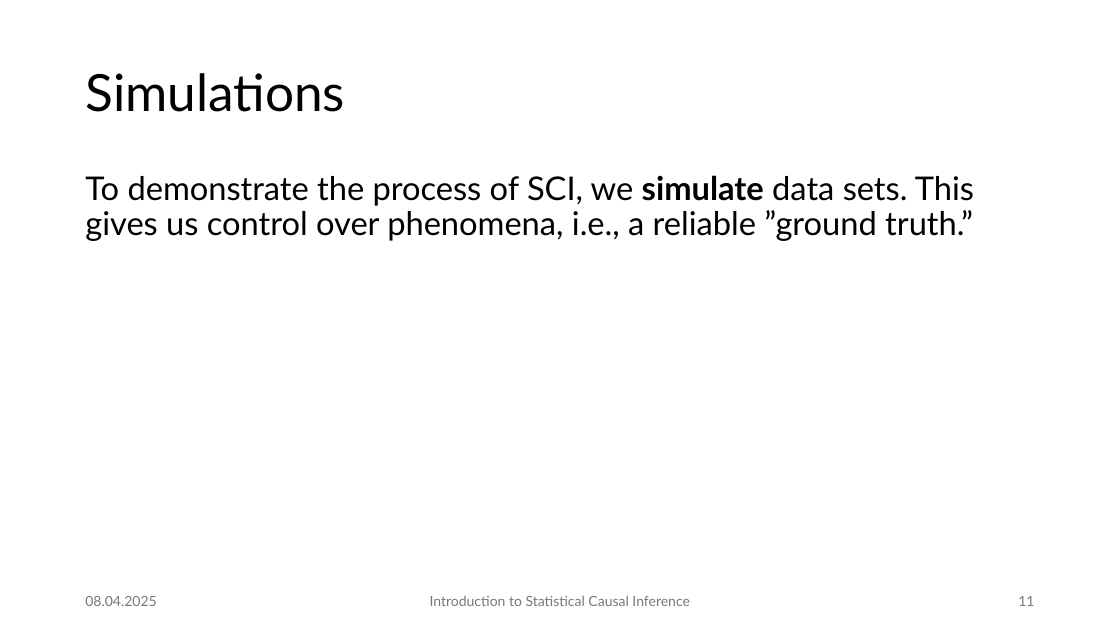
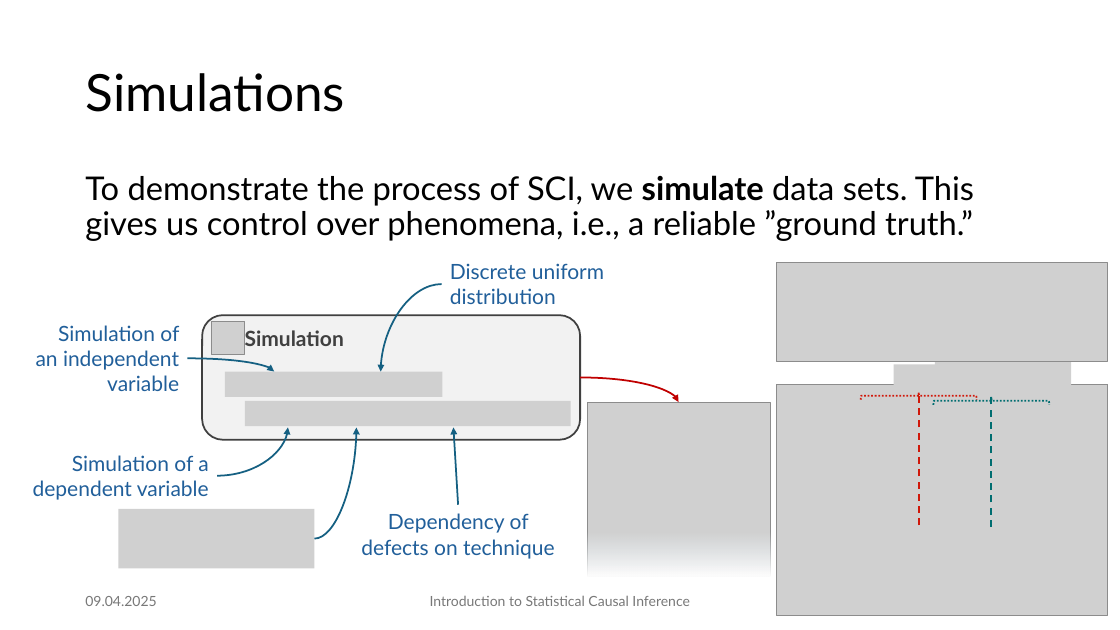
Before and after one commit to JulianFrattini/bda4sci, a slide deck: slide 11 of version2/slides/intro-sci.pptx. Drawn at 1120x630 pixels with LibreOffice and Linux fonts; fonts in the diff are those of the drawing; grey boxes stand for pictures. Boxes give left, top, right and bottom in pixels: in the first picture for what was removed or moved away, otherwise in the second. Text is boxed around its words. In the diff, an @@ line names an element or a change of style, - is before the commit and + after.

Commit message:
Added simulation example

```diff
--- a/version2/slides/intro-sci.pptx
+++ b/version2/slides/intro-sci.pptx
@@ text added at (x1=450, y1=263, x2=604, y2=304), 18 pt, text #215F9A @@
+Discrete uniform distribution
@@ picture added at (x1=776, y1=262, x2=1107, y2=361) @@
@@ curved arrow added from (442, 284) to (381, 371), #156082 1.5 pt @@
@@ text added at (x1=36, y1=325, x2=179, y2=391), 18 pt, text #215F9A @@
+Simulation of an independent variable
@@ curved arrow added from (187, 359) to (274, 371), #156082 1.5 pt @@
@@ curved arrow added from (581, 377) to (679, 402), #C00000 1.5 pt @@
@@ picture added at (x1=776, y1=385, x2=1107, y2=566) @@
@@ picture added at (x1=776, y1=384, x2=1107, y2=615) @@
@@ picture added at (x1=894, y1=365, x2=944, y2=393) @@
@@ picture added at (x1=935, y1=362, x2=1071, y2=391) @@
@@ group added at (x1=202, y1=315, x2=581, y2=439): 3 pictures, 1 rounded rectangle @@
+Simulation
@@ picture added at (x1=587, y1=402, x2=770, y2=576) @@
@@ right brace added at (x1=861, y1=392, x2=977, y2=400), outline #D0180A 1.5 pt dashed @@
@@ line added from (919, 526) to (919, 392), #D0180A 1.5 pt dashed @@
@@ right brace added at (x1=933, y1=397, x2=1049, y2=405), outline #006D70 1.5 pt dashed @@
@@ line added from (991, 527) to (991, 394), #006D70 1.5 pt dashed @@
@@ curved arrow added from (217, 476) to (288, 428), #156082 1.5 pt @@
@@ curved arrow added from (314, 539) to (356, 428), #156082 1.5 pt @@
@@ arrow added from (458, 505) to (454, 428), #156082 1.5 pt @@
@@ text added at (x1=33, y1=455, x2=209, y2=500), 18 pt, text #215F9A @@
+Simulation of a dependent variable
@@ picture added at (x1=118, y1=509, x2=314, y2=569) @@
@@ text added at (x1=361, y1=513, x2=555, y2=559), 18 pt, text #215F9A @@
+Dependency of defects on technique
@@ rectangle added at (x1=587, y1=533, x2=770, y2=576), fill gradient #F0F8FD to #FFFFFF @@
@@ text at (x1=85, y1=596, x2=156, y2=606): text changed @@
-08.04.2025
+09.04.2025
@@ page number removed at (x1=1018, y1=596, x2=1034, y2=606) @@
-11
```
Also in this commit, not shown: 42 other slides changed, 4 other files.
